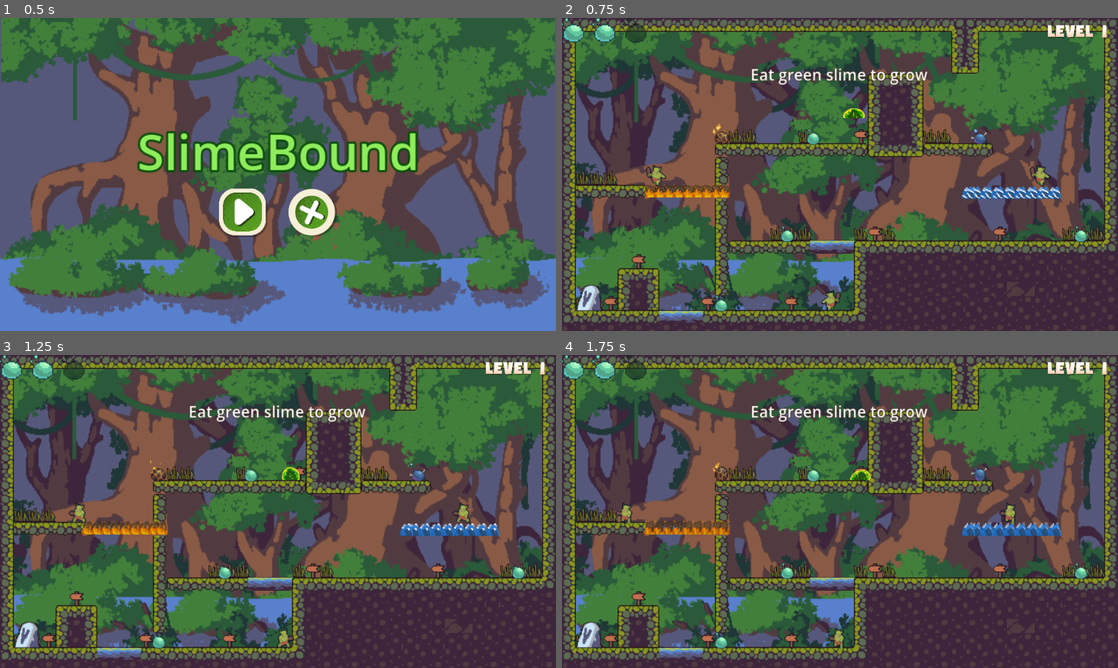
Above: before the commit, frames 1-4 (two rows, left to right).
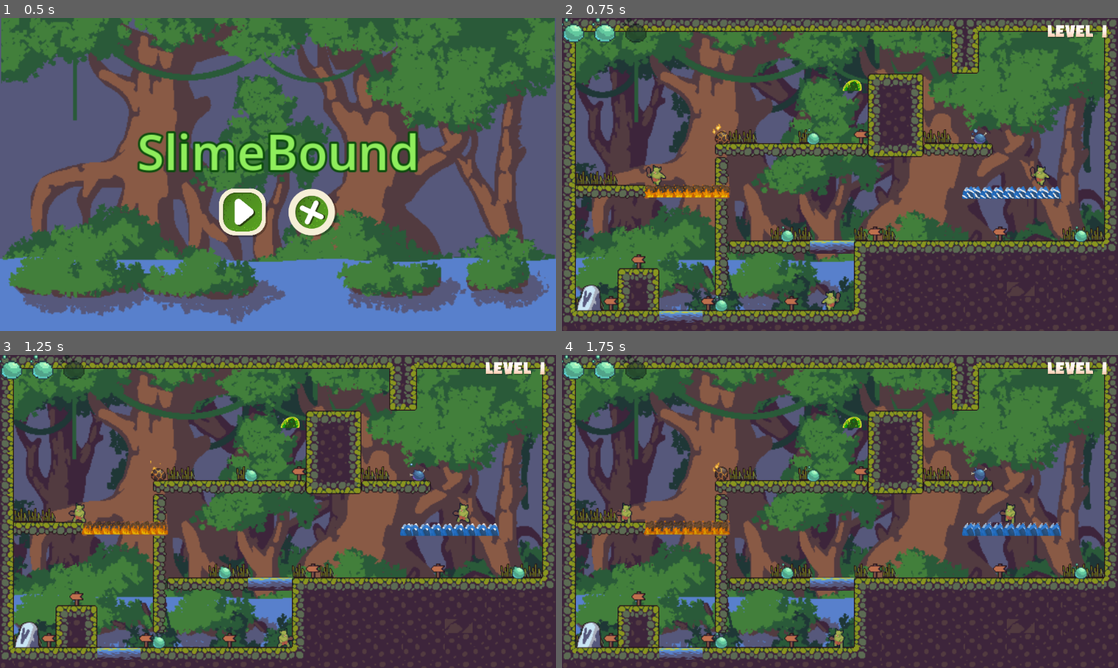
Above: after the commit, the same moments.

Repository: twilight-tech663/TDDD23_game_design
Game: Godot game, scene res://scenes/main.tscn
The game is run twice, just before and just after one commit, with the same random seed, the same clock (stepped at 60 frames per second) and the same inputs.
Inputs (mouse positions are in pixels of both pictures, inside the frame that each line leads up to):
- Up to frame 1 (0.5 s): no input
- Up to frame 2 (0.75 s): click (806, 212) at 0.5 s
- Up to frame 3 (1.25 s): no input
- Up to frame 4 (1.75 s): hold D (move_right) from 1.28 s (still down); tap Space (drop) at 1.35 s

Frame 1 is identical in both runs. In frame 2, 0.8% of the frame differs, in the area x 34-66%, y 15-32%; in frame 3, 0.9%, in the area x 34-66%, y 15-40%; in frame 4, 0.8%.
Error after the commit: Parse Error: Could not find type "Base_State" in the current scope. (res://scenes/player/state/state_manager.gd:5)

Commit message:
adjust order for display

Diff:
--- a/scenes/player/player.gd
+++ b/scenes/player/player.gd
@@ -218,6 +218,16 @@
 			global_position = contact_position + surface_normal * _surface_offset(surface_normal)
 	$AnimatedSprite2D.rotation = surface_normal.angle() + PI / 2.0
 
+func update_adhesion_lock(delta: float) -> void:
+	adhesion_lock_time = max(adhesion_lock_time - delta, 0.0)
+
+func move_on_surface(direction: float) -> void:
+	var tangent := Vector2(-surface_normal.y, surface_normal.x)
+	velocity = tangent * direction * SURFACE_SPEED
+	move_and_slide()
+	if !find_adhesion_surface():
+		if !is_on_floor() and !is_on_wall() and !is_on_ceiling():
+			detach_from_surface()
 
 func detach_from_surface() -> void:
 	if !is_adhere:
@@ -230,14 +240,3 @@
 	surface_normal = Vector2.UP
 	up_direction = Vector2.UP
 	$AnimatedSprite2D.rotation = 0.0
-
-func update_adhesion_lock(delta: float) -> void:
-	adhesion_lock_time = max(adhesion_lock_time - delta, 0.0)
-
-func move_on_surface(direction: float) -> void:
-	var tangent := Vector2(-surface_normal.y, surface_normal.x)
-	velocity = tangent * direction * SURFACE_SPEED
-	move_and_slide()
-	if !find_adhesion_surface():
-		if !is_on_floor() and !is_on_wall() and !is_on_ceiling():
-			detach_from_surface()
--- a/scenes/player/state/base_state.gd
+++ /dev/null
@@ -1,11 +0,0 @@
-class_name Base_State
-extends Node
-
-func enter():
-	pass
-
-func do(_delta: float):
-	pass
-
-func exit():
-	pass
--- a/scenes/player/state/run_state.gd
+++ /dev/null
@@ -1,11 +0,0 @@
-extends Node
-
-
-# Called when the node enters the scene tree for the first time.
-func _ready() -> void:
-	pass # Replace with function body.
-
-
-# Called every frame. 'delta' is the elapsed time since the previous frame.
-func _process(delta: float) -> void:
-	pass
